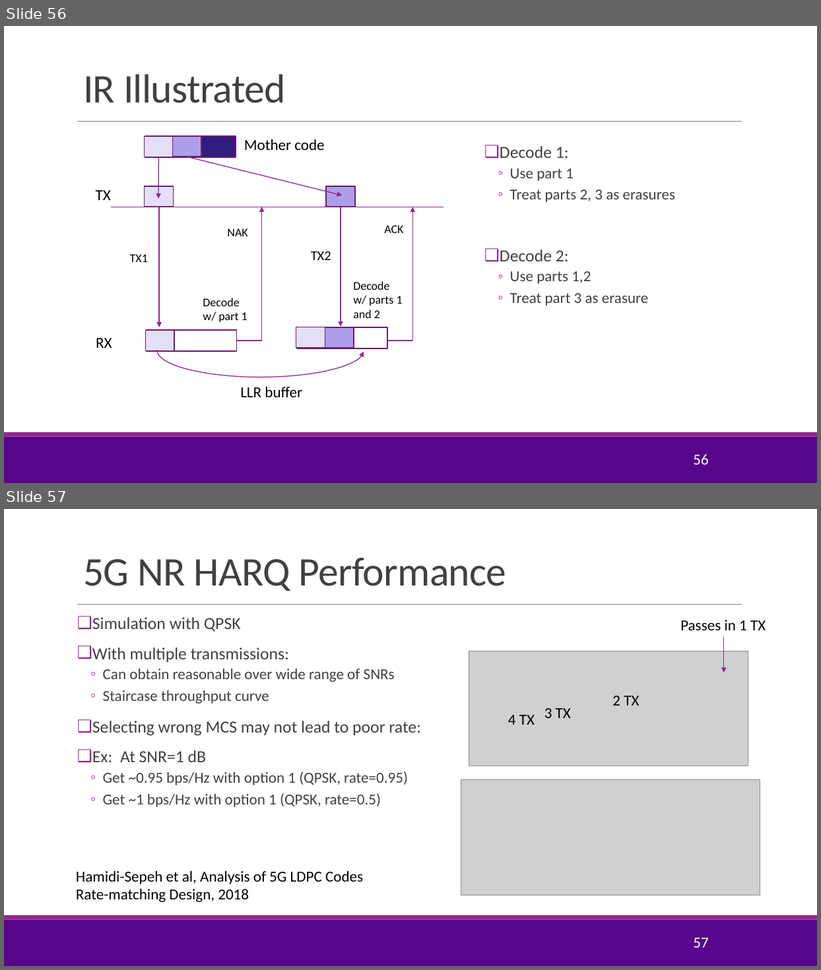
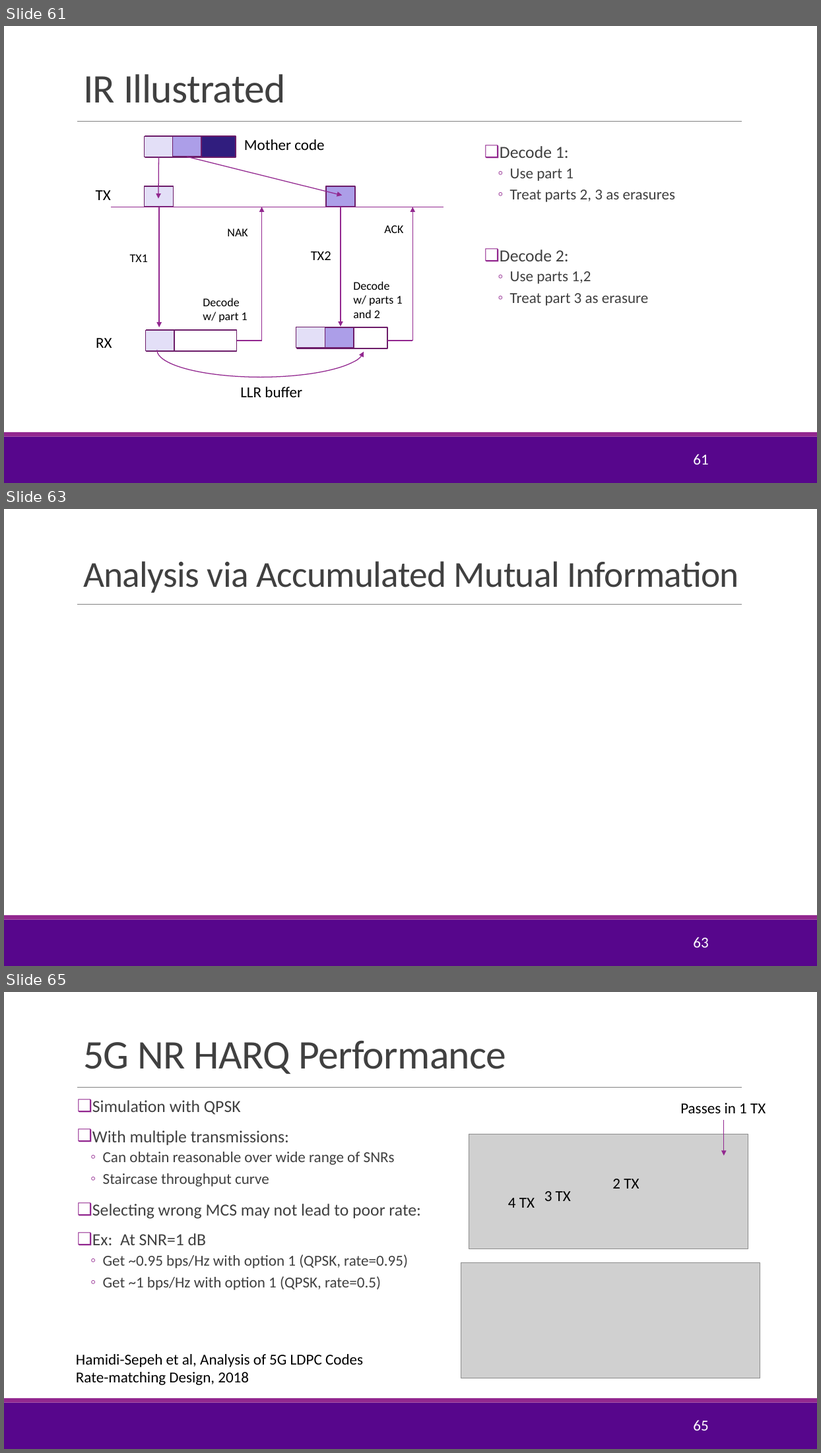
Before and after one commit to sdrangan/wirelesscomm, a slide deck: lectures/Unit05_AMC.pptx. Shown one above the other, each under a label of ours: slides 56 and 57 before the commit, slides 61, 63 and 65 after it; the slides between them are not shown. The pictures are 821x970 and 821x1453 pixels, drawn with LibreOffice and Linux fonts; fonts in the diff are those of the drawing; grey boxes stand for pictures; background and template pictures are left out. Boxes give left, top, right and bottom in pixels: in the first picture for what was removed or moved away, otherwise in the second. Text is boxed around its words. In the diff, an @@ line names an element or a change of style, - is before the commit and + after.

```diff
--- a/lectures/Unit05_AMC.pptx
+++ b/lectures/Unit05_AMC.pptx
@@ slide 63 added at bbox=[4, 509, 817, 966], background #FFFFFF; not listed: 3 template elements that a slide beside it also shows @@
@@ title added at bbox=[83, 561, 739, 593], 43.2 pt, text #404040 @@
+Analysis via Accumulated Mutual Information
@@ page number added at bbox=[693, 937, 708, 948], 18 pt, text #FFFFFF @@
+63
@@ what was slide 56 is now slide 61 @@
@@ page number at bbox=[693, 454, 708, 465]: text changed @@
-56
+61
@@ what was slide 57 is now slide 65 @@
@@ page number at bbox=[693, 1420, 708, 1431]: text changed @@
-57
+65
```
Also in this commit, not shown: 2 slides changed, 9 other slides added, 3 slides removed, 4 other files.
